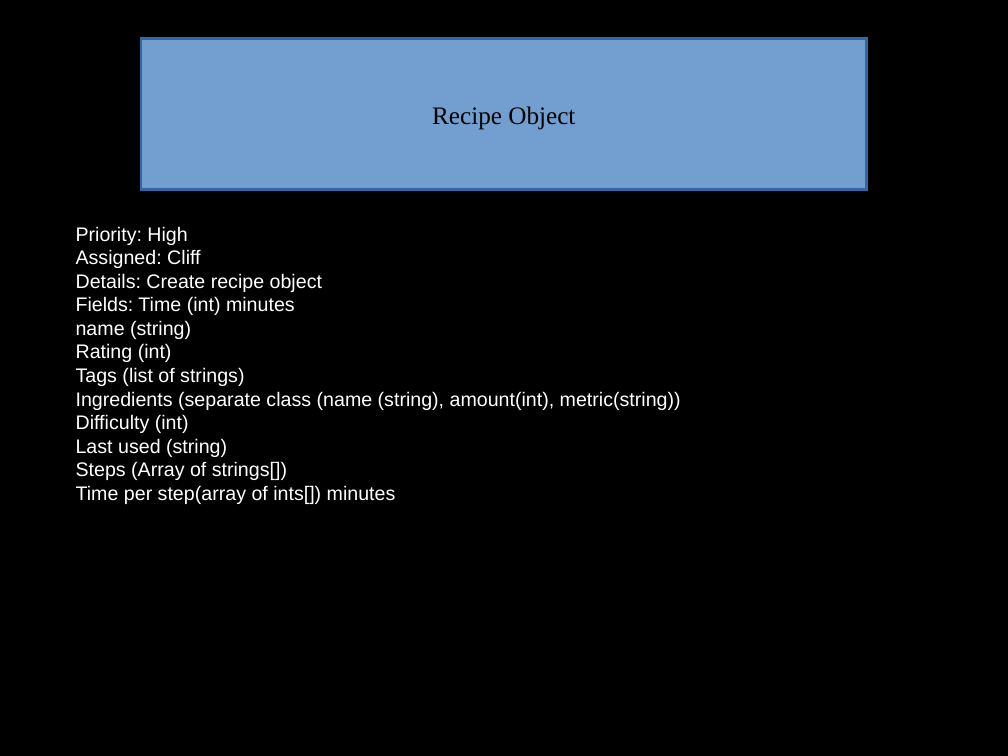
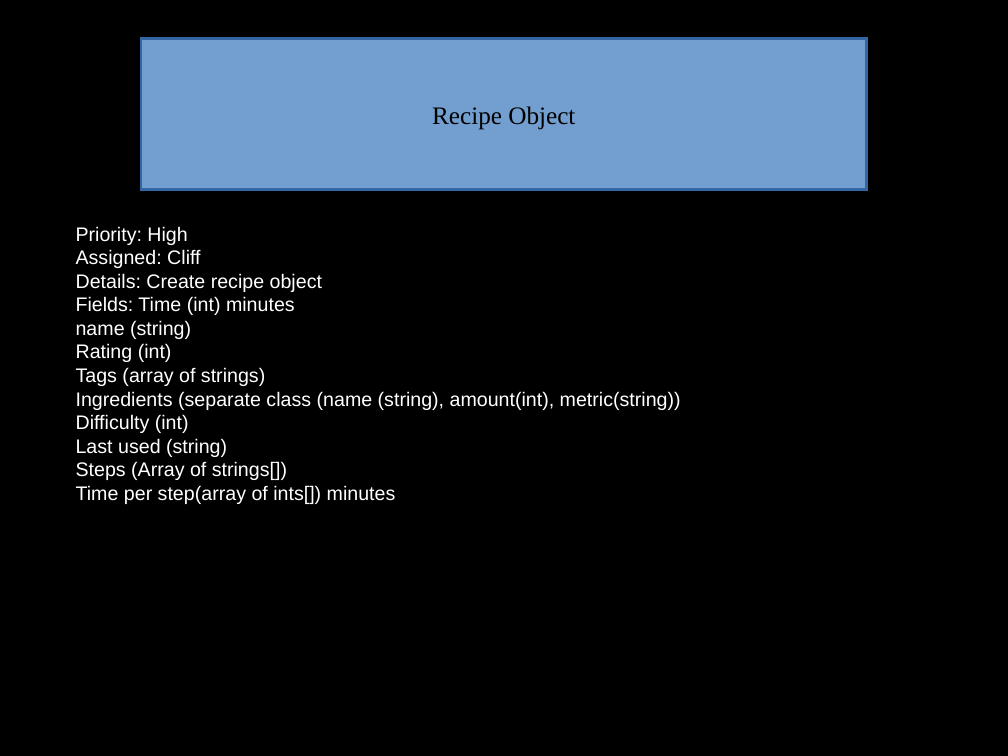
Before and after one commit to ucsdCSE110wi16/CSE110M240T7, a slide deck: slide 15 of CSE-110-Project-Cookbook.odp. Drawn at 1008x756 pixels with LibreOffice and Linux fonts; fonts in the diff are those of the drawing. Boxes give left, top, right and bottom in pixels: in the first picture for what was removed or moved away, otherwise in the second. Text is boxed around its words. In the diff, an @@ line names an element or a change of style, - is before the commit and + after.

```diff
--- a/CSE-110-Project-Cookbook.odp
+++ b/CSE-110-Project-Cookbook.odp
@@ title at (x1=76, y1=226, x2=681, y2=504): text changed @@
-Priority: High
-Assigned: Cliff
-Details: Create recipe object
-Fields: Time (int) minutes
-name (string)
-Rating (int)
-Tags (list of strings)
-Ingredients (separate class (name (string), amount(int), metric(string))
-Difficulty (int)
-Last used (string)
-Steps (Array of strings[])
-Time per step(array of ints[]) minutes
+Priority: High
+Assigned: Cliff
+Details: Create recipe object
+Fields: Time (int) minutes
+name (string)
+Rating (int)
+Tags (array of strings)
+Ingredients (separate class (name (string), amount(int), metric(string))
+Difficulty (int)
+Last used (string)
+Steps (Array of strings[])
+Time per step(array of ints[]) minutes
```
Also in this commit, not shown: 1 other file.
